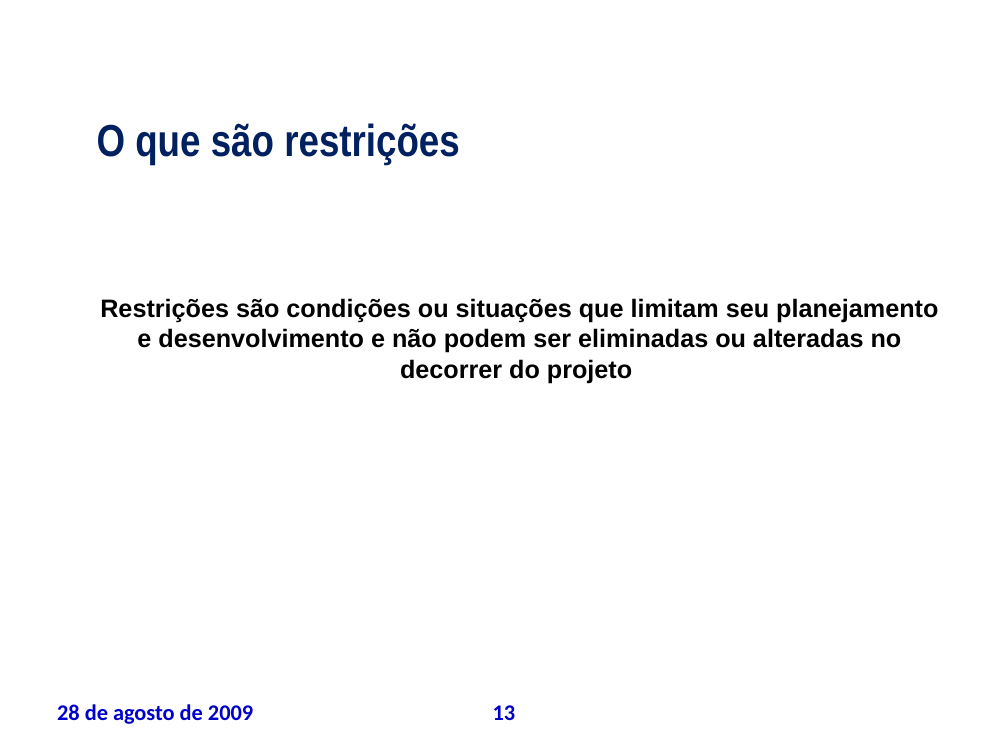
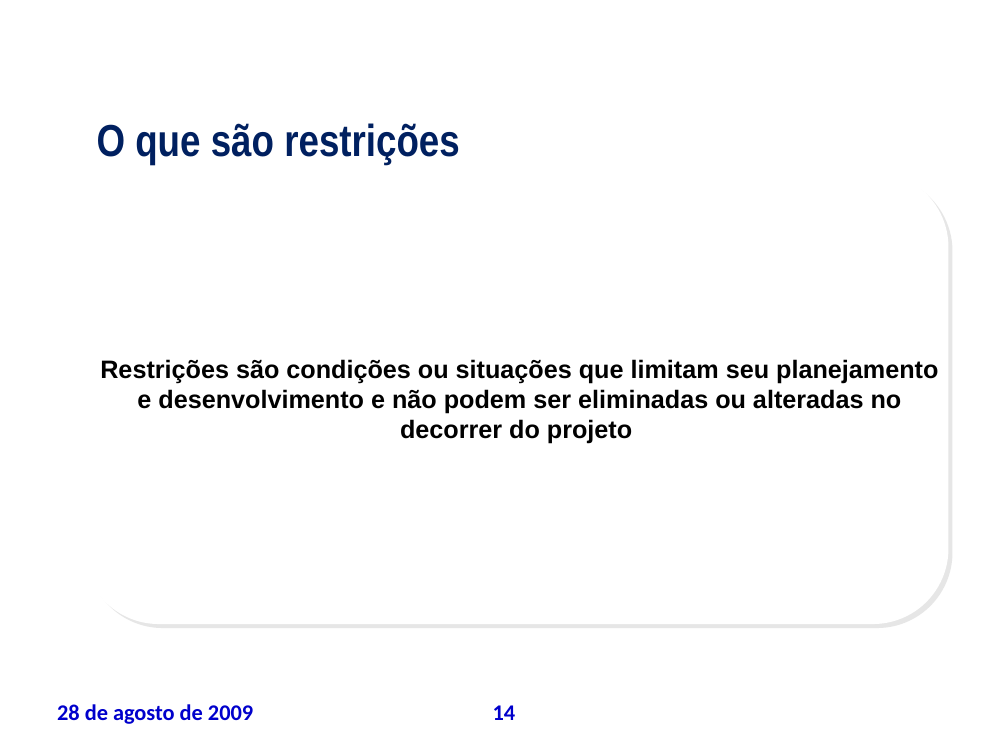
Before and after one commit to leoevaristo/psa20092, a slide deck: slide 14 of ARTEFATOS/TAP_apresentacao.ppt (slide 13 before the commit). Drawn at 1008x756 pixels with LibreOffice and Linux fonts; fonts in the diff are those of the drawing; background and template pictures are left out. Boxes give left, top, right and bottom in pixels: in the first picture for what was removed or moved away, otherwise in the second. Text is boxed around its words. In the diff, an @@ line names an element or a change of style, - is before the commit and + after.

```diff
--- a/ARTEFATOS/TAP_apresentacao.ppt
+++ b/ARTEFATOS/TAP_apresentacao.ppt
@@ rounded rectangle added at (x1=84, y1=171, x2=949, y2=624), fill #FFFFFF @@
@@ text "Restrições são condições ou situações ..." moved from (x1=100, y1=298, x2=938, y2=383) to (x1=100, y1=359, x2=938, y2=444) @@
@@ page number at (x1=493, y1=705, x2=516, y2=720): text changed @@
-13
+14
```
Also in this commit, not shown: 12 other slides changed, 1 slide added.
